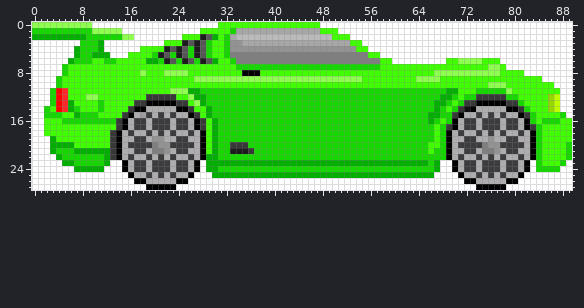
A sprite sheet gets an edit: src/resources/images/vehicles/porche.png. Above: the version before the commit.
The file is 270x84 pixels, drawn in blocks of 3x3; one block is one cell here. Colours within 5 levels of each other are drawn and written as one.
Once edited:
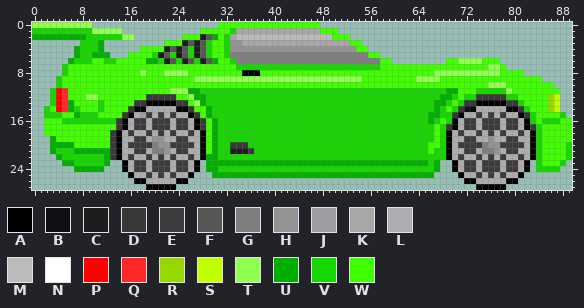
Palette (. is transparent): A #000000  B #120f14  C #1c1c1c  D #383838  E #3c3c3e  F #565656  G #7f7f7f  H #939393  J #9e9ca0  K #a7a7a7  L #aeacae  M #bbbbbb  N #ffffff  P #ff0000  Q #ff2828  R #97d700  S #bfff00  T #8fff50  U #00af00  V #17d700  W #3fff00
Changes in this commit:
Colour N is removed in row 0 at x 10 to 30 and 48 to 89; in row 1 at x 15 to 27 and 51 to 89; in row 2 at x 17 to 24 and 53 to 89; in row 3 at x 0 to 7, 12 to 21 and 55 to 89; in row 4 at x 0 to 6, 12 to 17 and 56 to 89; in row 5 at x 0 to 6, 13 to 15 and 58 to 89.
Colour N is removed in row 6 at x 0 to 5, 60 to 68 and 78 to 89; in row 7 at x 0 to 4 and 79 to 89; in row 8 at x 0 to 4 and 82 to 89; in row 9 at x 0 to 3 and 85 to 89; in row 10 at x 0 to 3 and 87 to 89; in rows 11 to 13 at x 0 to 2 and 88 to 89.
Colour N is removed in row 14 at x 0 to 1 and 88 to 89; in row 15 at x 0 to 1 and 89; in rows 16 to 18 at x 0 to 1; in rows 19 to 21 at x 0 to 2; in row 22 at x 0 to 3; in row 23 at x 0 to 4, 13 to 14, 28, 68 to 69, 83 and 89.
Colour N is removed in row 24 at x 0 to 6, 12 to 14, 28, 68 to 69, 83 and 88 to 89; in row 25 at x 0 to 15, 27 to 29, 67 to 70 and 82 to 89; in row 26 at x 0 to 16, 26 to 71 and 81 to 89; in row 27 at x 0 to 18, 24 to 73 and 79 to 89.
Boxes around the changes in both pictures, in picture pixels (x1, y1, x2, y2):
erased: (32, 22, 572, 190)
